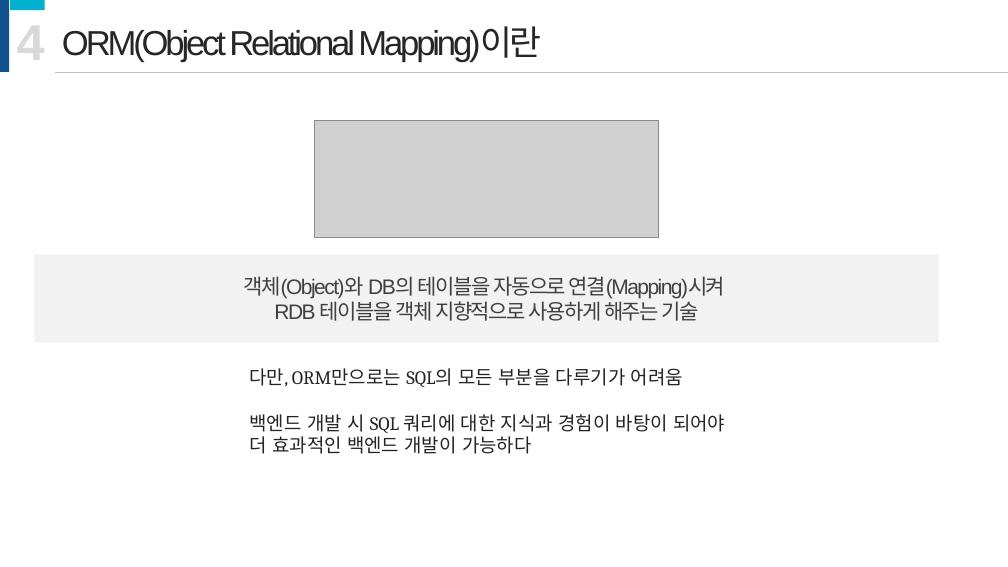
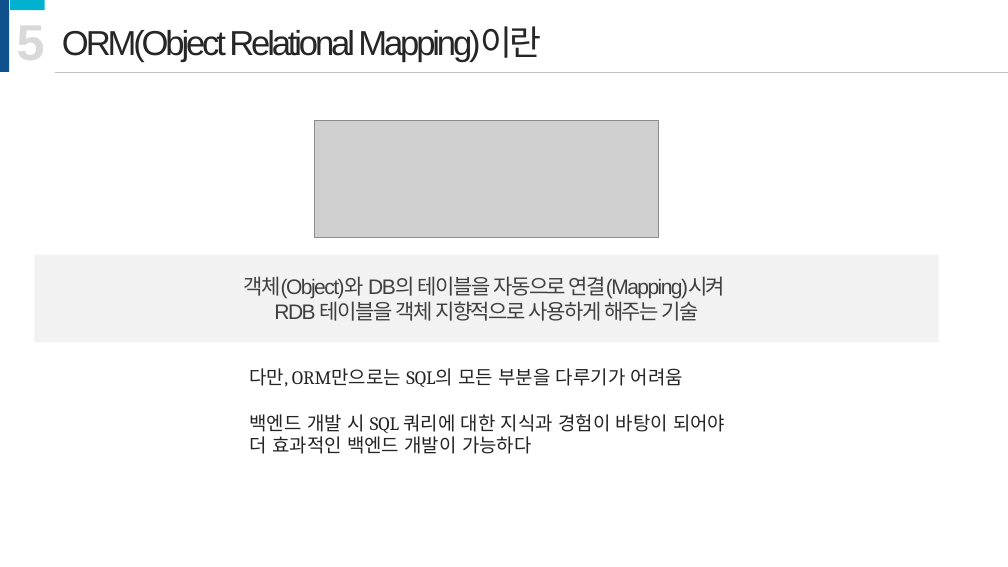
Before and after one commit to onulee/fastApi, a slide deck: slide 37 of fastApi강의.pptx (slide 36 before the commit). Drawn at 1008x567 pixels with LibreOffice and Linux fonts; fonts in the diff are those of the drawing; grey boxes stand for pictures. Boxes give left, top, right and bottom in pixels: in the first picture for what was removed or moved away, otherwise in the second. Text is boxed around its words. In the diff, an @@ line names an element or a change of style, - is before the commit and + after.

```diff
--- a/fastApi강의.pptx
+++ b/fastApi강의.pptx
@@ text at <box>17,15,45,71</box>: text changed @@
-4
+5
```
Also in this commit, not shown: 31 other slides changed, 4 slides added, 25 slides removed, 7 other files.
